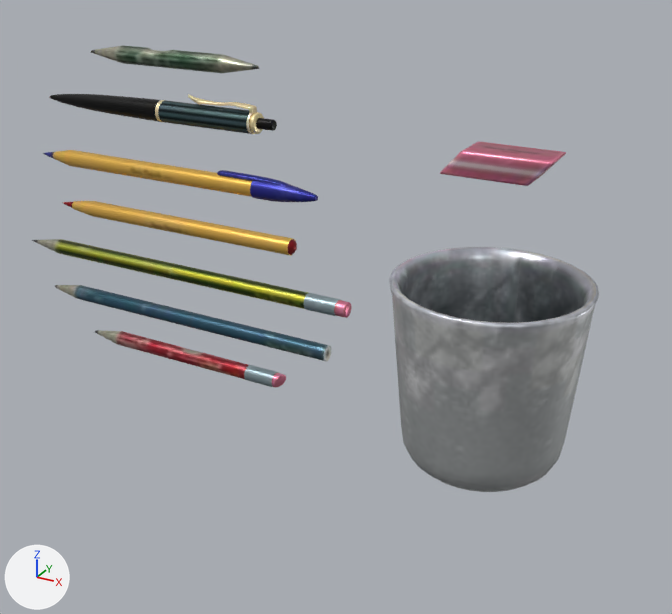
Before and after pictures for a commit that changed the glTF model site/assets/models/stationery_supplies/stationery_supplies.gltf.
Rendered twice from a 50 mm lens placed at (0.223, -0.338, 0.226), pointed at (0.033, 0.006, 0.054). Arrows for +X, +Y and +Z are at lower left; the lights stay in place. The picture after the commit comes second. Where no turn or scale is listed for an object, it has been applied to the vertices.

In view in the first picture: 'stationery_supplies_eraser', 'stationery_supplies_pen_blue', 'stationery_supplies_pen_fancy', 'stationery_supplies_pen_red', 'stationery_supplies_pencil_new_a', 'stationery_supplies_pencil_new_b', 'stationery_supplies_pencil_old', 'stationery_supplies_pencil_used', 'stationery_supplies_pencilcup'.
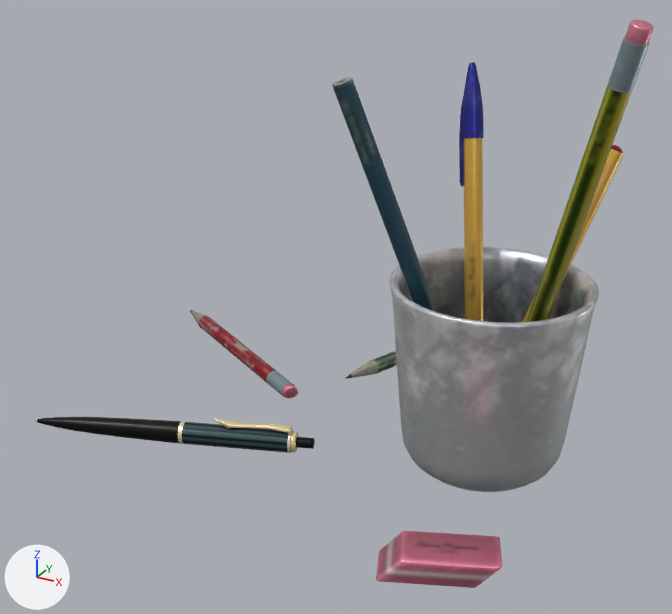
Location of each change, [x1, y1, x2, y2] in pixels of the pictures (672 x 614 px):
'stationery_supplies_pencil_new_a', moved, turned: before [32, 239, 352, 318]; after [526, 20, 654, 322]
'stationery_supplies_pen_fancy', moved, turned: before [49, 94, 277, 134]; after [35, 417, 315, 453]
'stationery_supplies_pen_blue', moved, turned: before [43, 150, 318, 202]; after [459, 62, 484, 321]
'stationery_supplies_eraser', moved, turned: before [440, 142, 566, 186]; after [376, 531, 502, 588]
'stationery_supplies_pencil_new_b', moved, turned: before [55, 285, 332, 362]; after [332, 77, 437, 312]
'stationery_supplies_pen_red', moved, turned (mostly hidden afterwards): before [62, 201, 297, 256]; after [522, 145, 624, 322]
'stationery_supplies_pencil_used', moved, turned: before [95, 330, 286, 388]; after [190, 310, 298, 398]
'stationery_supplies_pencil_old', moved, turned: before [91, 45, 259, 73]; after [346, 351, 397, 379]

The change, as a diff of the scene's bpy script:
```diff
--- a/site/assets/models/stationery_supplies/stationery_supplies.gltf.py
+++ b/site/assets/models/stationery_supplies/stationery_supplies.gltf.py
@@ ob_stationery_supplies_pen_red @@
 ob_stationery_supplies_pen_red.parent = ob_orient_fix
-ob_stationery_supplies_pen_red.location = (-0.0599, 0.0, 0.00831)
+ob_stationery_supplies_pen_red.location = (0.114, 0.0215, 0.00331)
+ob_stationery_supplies_pen_red.rotation_euler = (-0.595, -1.151, 0.883)  # degrees (-34, -66, 51)
@@ ob_stationery_supplies_eraser @@
 ob_stationery_supplies_eraser.parent = ob_orient_fix
-ob_stationery_supplies_eraser.location = (0.0971, 0.0, 0.0593)
+ob_stationery_supplies_eraser.location = (0.11, -0.078, -0.069)
+ob_stationery_supplies_eraser.rotation_euler = (0.0, 0.0, 0.4)  # degrees (0, 0, 23)
@@ ob_stationery_supplies_pencil_new_a @@
 ob_stationery_supplies_pencil_new_a.parent = ob_orient_fix
-ob_stationery_supplies_pencil_new_a.location = (-0.0599, 0.0, -0.0166)
+ob_stationery_supplies_pencil_new_a.location = (0.128, -0.0215, 0.0314)
+ob_stationery_supplies_pencil_new_a.rotation_euler = (0.449, -1.271, -0.6)  # degrees (26, -73, -34)
@@ ob_stationery_supplies_pencil_new_b @@
 ob_stationery_supplies_pencil_new_b.parent = ob_orient_fix
-ob_stationery_supplies_pencil_new_b.location = (-0.0599, 0.0, -0.0409)
+ob_stationery_supplies_pencil_new_b.location = (0.0696, -0.0203, 0.0172)
+ob_stationery_supplies_pencil_new_b.rotation_euler = (-0.895, -1.931, 0.642)  # degrees (-51, -111, 37)
@@ ob_stationery_supplies_pencil_used @@
 ob_stationery_supplies_pencil_used.parent = ob_orient_fix
-ob_stationery_supplies_pencil_used.location = (-0.0599, 0.0, -0.0622)
+ob_stationery_supplies_pencil_used.location = (-0.05, 0.03, -0.07)
+ob_stationery_supplies_pencil_used.rotation_euler = (0.0, 0.0, -0.5)  # degrees (0, 0, -29)
@@ ob_stationery_supplies_pencil_old @@
 ob_stationery_supplies_pencil_old.parent = ob_orient_fix
-ob_stationery_supplies_pencil_old.location = (-0.0599, 0.0, 0.0867)
+ob_stationery_supplies_pencil_old.location = (0.03, 0.075, -0.07)
+ob_stationery_supplies_pencil_old.rotation_euler = (0.0, 0.0, 1.2)  # degrees (0, 0, 69)
@@ ob_stationery_supplies_pen_fancy @@
 ob_stationery_supplies_pen_fancy.parent = ob_orient_fix
-ob_stationery_supplies_pen_fancy.location = (-0.0599, 0.0, 0.0629)
+ob_stationery_supplies_pen_fancy.location = (-0.02, -0.05, -0.069)
+ob_stationery_supplies_pen_fancy.rotation_euler = (0.0, 0.0, 0.35)  # degrees (0, 0, 20)
@@ ob_stationery_supplies_pen_blue @@
 ob_stationery_supplies_pen_blue.parent = ob_orient_fix
-ob_stationery_supplies_pen_blue.location = (-0.0599, 0.0, 0.0333)
+ob_stationery_supplies_pen_blue.location = (0.0774, 0.0274, 0.0168)
+ob_stationery_supplies_pen_blue.rotation_euler = (1.198, -1.841, -0.958)  # degrees (69, -105, -55)
```
